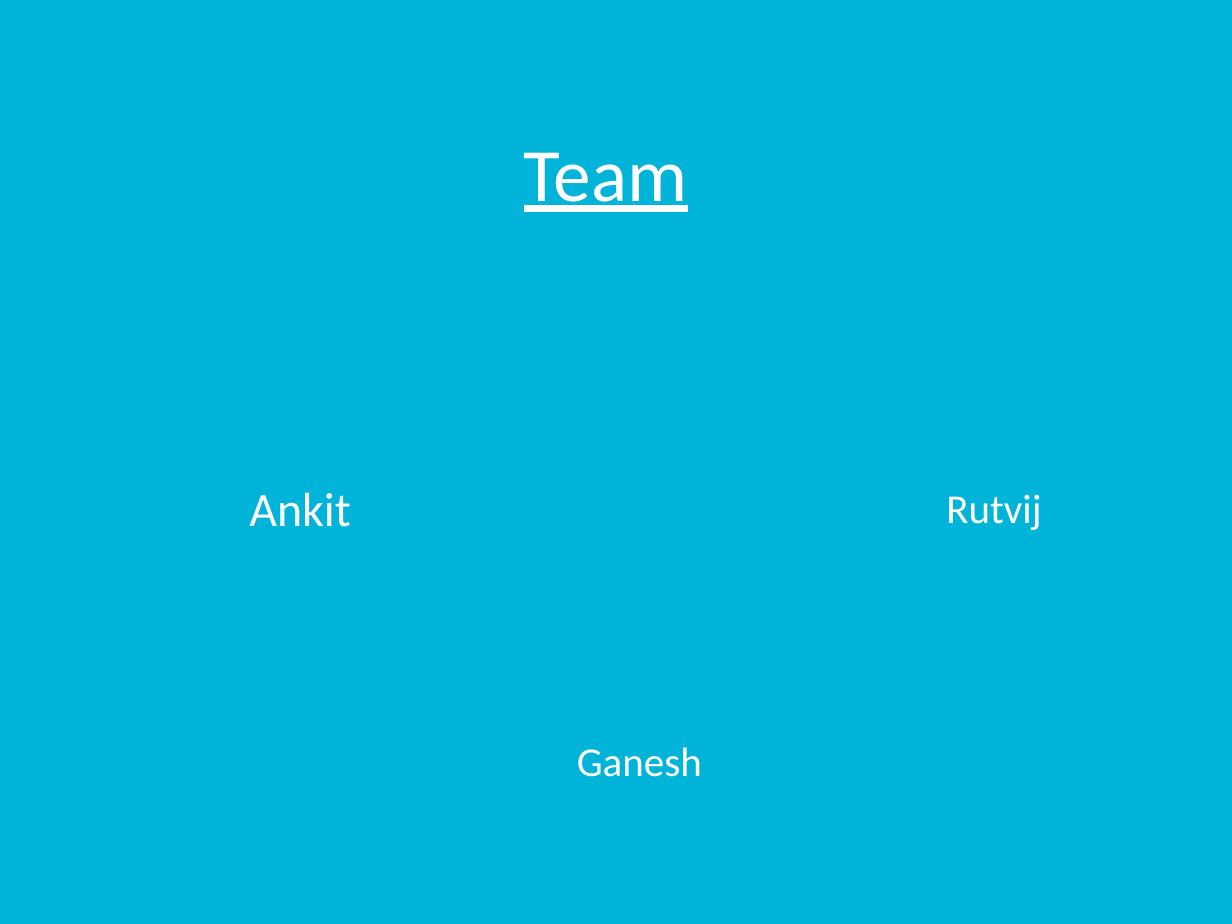
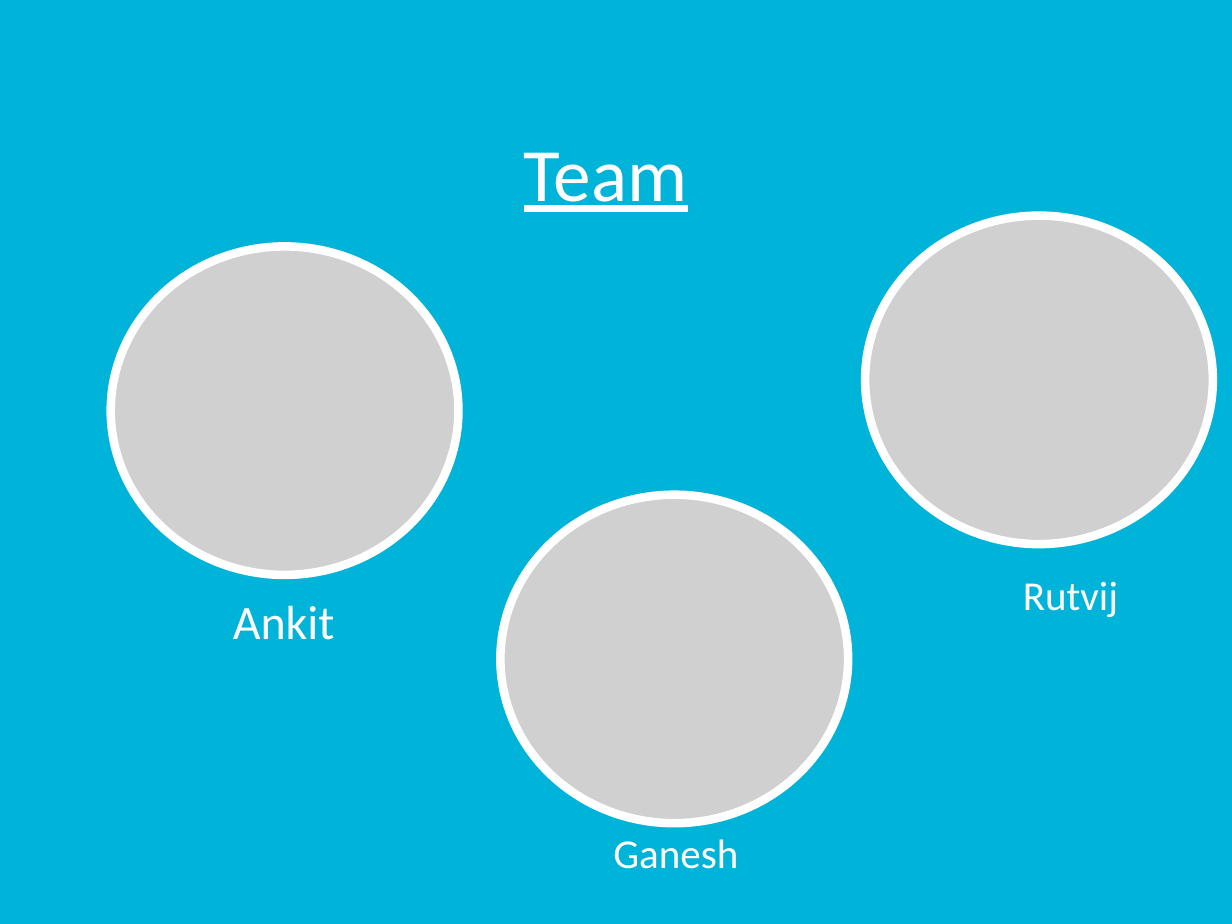
Before and after one commit to rutvijkumarshah/WatsiAndroidApp, a slide deck: slide 2 of docs/groupProject.pptx. Drawn at 1232x924 pixels with LibreOffice and Linux fonts; fonts in the diff are those of the drawing; grey boxes stand for pictures. Boxes give left, top, right and bottom in pixels: in the first picture for what was removed or moved away, otherwise in the second. Text is boxed around its words. In the diff, an @@ line names an element or a change of style, - is before the commit and + after.

Commit message:
ppt updated with team photos

```diff
--- a/docs/groupProject.pptx
+++ b/docs/groupProject.pptx
@@ picture added at (865,216,1212,545) @@
@@ picture added at (111,246,458,575) @@
@@ picture added at (500,495,848,824) @@
@@ text "Rutvij": place and size @@
-text "Rutvij" at (946,494,1041,530)
+text "Rutvij" at (1023,581,1118,617)
@@ text "Ankit": place and size @@
-text "Ankit" at (249,492,350,527)
+text "Ankit" at (233,605,334,640)
@@ text "Ganesh": place and size @@
-text "Ganesh" at (577,747,702,777)
+text "Ganesh" at (613,839,738,869)
```
